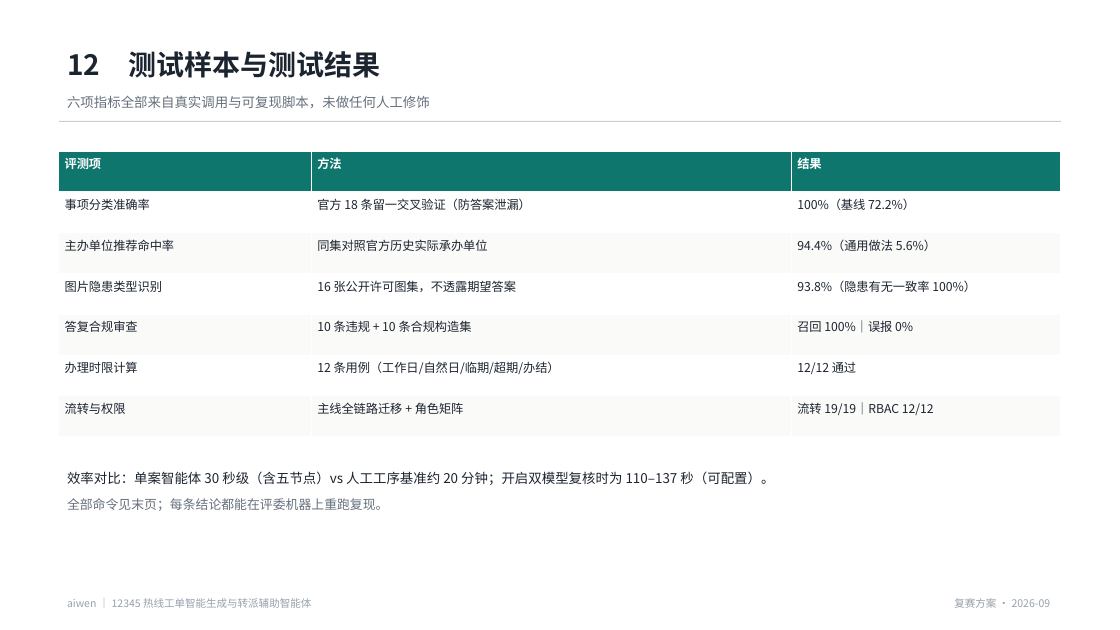
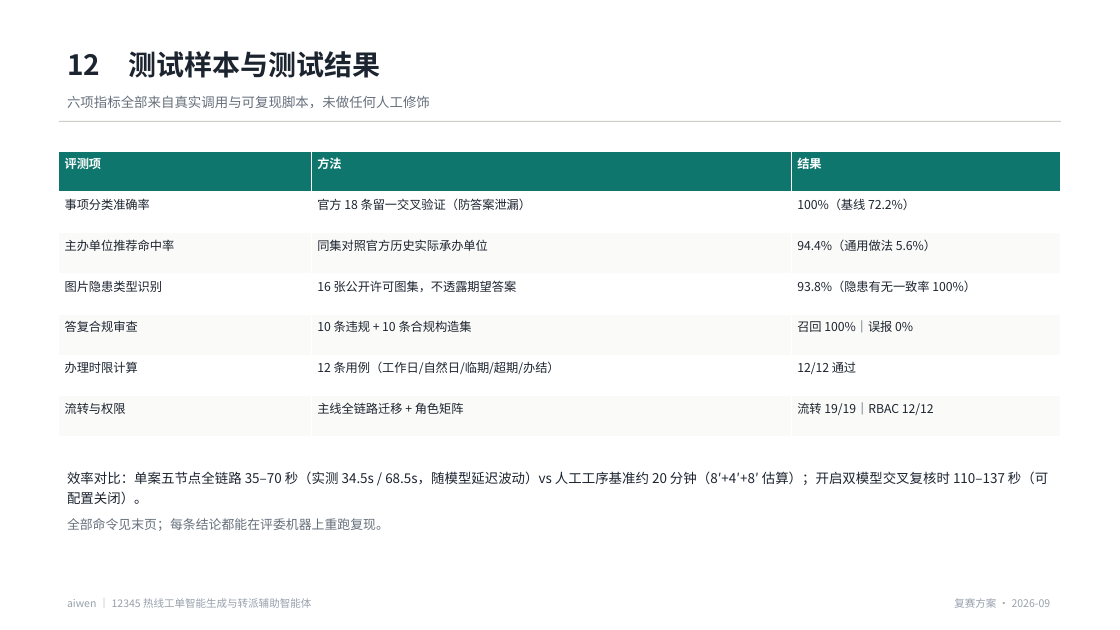
Before and after one commit to allen-iwen/12345Agent-, a slide deck: slide 13 of docs/competition/02_复赛方案.pptx. Drawn at 1120x630 pixels with LibreOffice and Linux fonts; fonts in the diff are those of the drawing. Boxes give left, top, right and bottom in pixels: in the first picture for what was removed or moved away, otherwise in the second. Text is boxed around its words. In the diff, an @@ line names an element or a change of style, - is before the commit and + after.

Commit message:
一键全量验证 + 验证报告 + 指标口径核对（消除过度宣称）
verify_all.py：一条命令跑完 17 项验证并生成可交评委的证据报告
- 覆盖服务级（五支柱/合规/时限/交叉复核/图片受理）、接口级（流转/RBAC/wiki/阶段A端到端）、
  单元测试、三项评测（分类 LOO / 派单对照 / 图片识别）、四项界面测试
- 报告含：时间戳与耗时、运行环境（密钥脱敏）、每项判定与关键输出、指标口径说明（备追问）
- 支持 --fast 跳过耗时项
- 本次实跑：**17/17 全部通过**，耗时约 5.1 分钟 → docs/competition/08_验证报告.md

修复两处「测试断言缺陷」（均为测试设计问题，非产品缺陷）
- verify_image_intake：原断言用模型自报 severity 分支，而系统按**险种**定级
  （hazard=true/severity=一般 时仍正确升特急）→ 改为按 hazard 分支并断言「标注图片证据来源」；
  安全提示断言改为仅在确属隐患/急件时要求（一般件不强制）
- 修复后连跑 3 次稳定通过（覆盖 3 种置信度取值）

指标核对（发现并修正过度宣称）
- 实测单案 34.5s / 68.5s（DeepSeek 默认配置，五节点全链路）
- PPT 原写「单案 30 秒级」偏乐观 → 改为「35–70 秒（实测 34.5s / 68.5s，随模型延迟波动）」，
  人工基准明确标注为工序估算（8′+4′+8′）；视频脚本同步对齐

```diff
--- a/docs/competition/02_复赛方案.pptx
+++ b/docs/competition/02_复赛方案.pptx
@@ text at (x1=67, y1=471, x2=1048, y2=504): text changed @@
-效率对比：单案智能体 30 秒级（含五节点）vs 人工工序基准约 20 分钟；开启双模型复核时为 110–137 秒（可配置）。
+效率对比：单案五节点全链路 35–70 秒（实测 34.5s / 68.5s，随模型延迟波动）vs 人工工序基准约 20 分钟（8′+4′+8′ 估算）；开启双模型交叉复核时 110–137 秒（可配置关闭）。
```
Also in this commit, not shown: 1 other slide changed, 6 other files.
